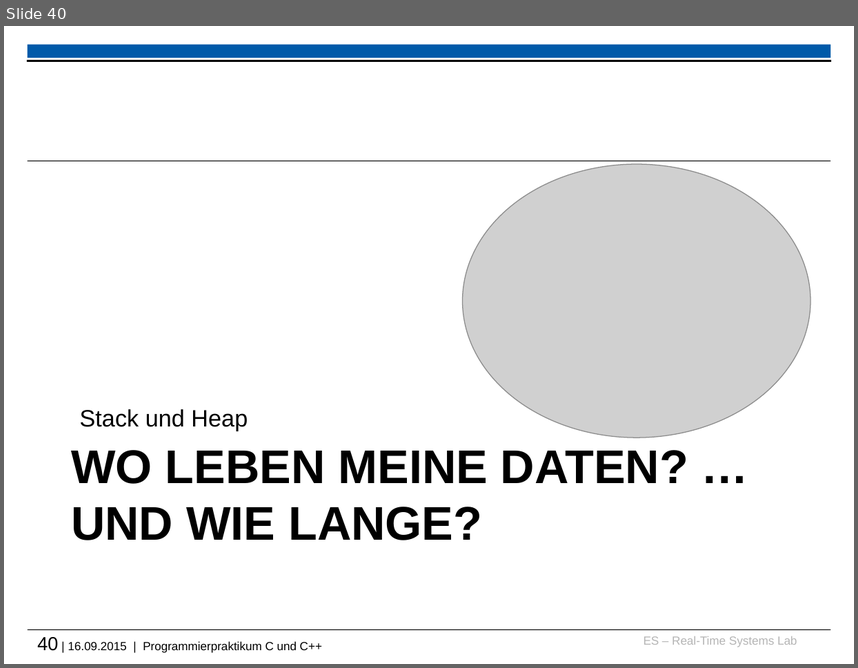
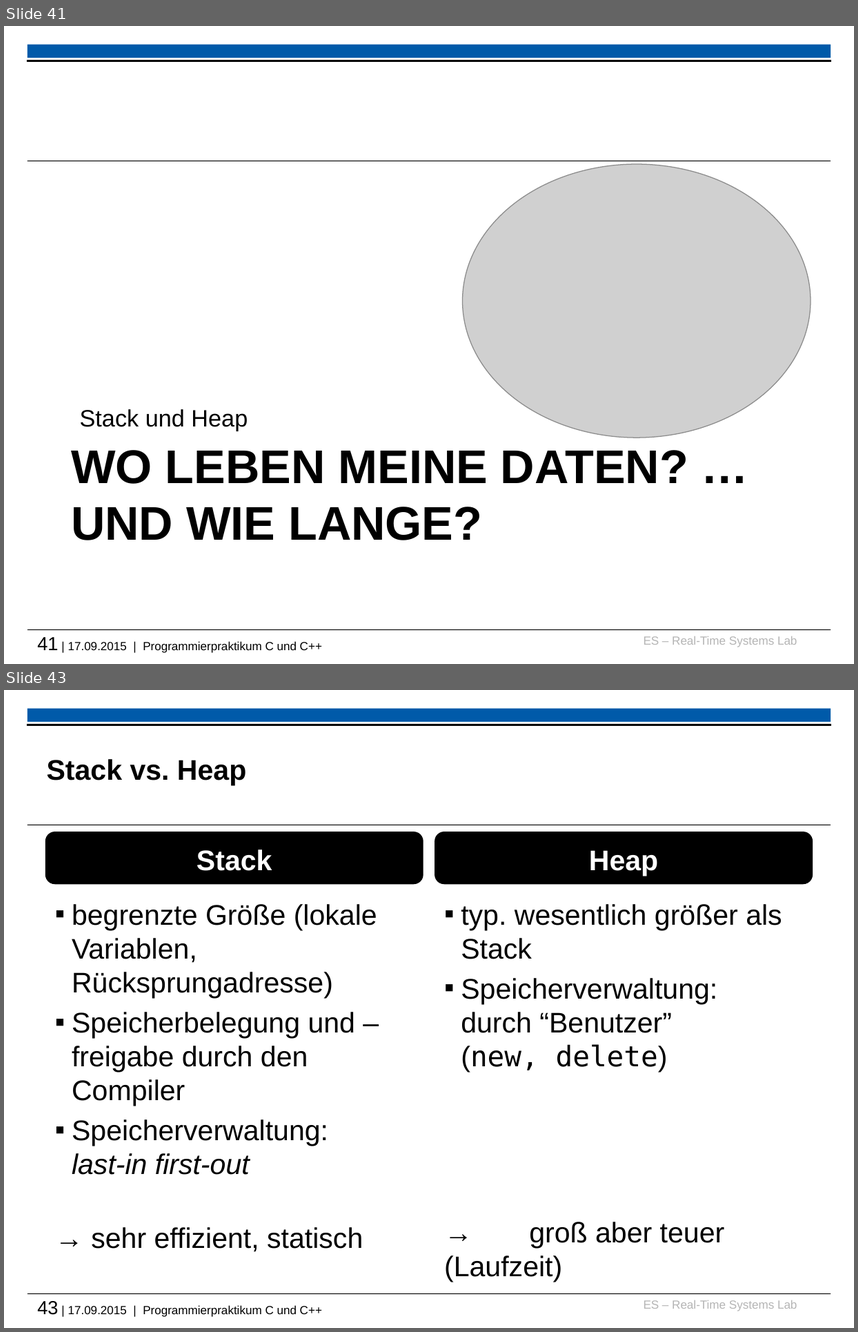
Before and after one commit to h82k/tud-cppp, a slide deck: cppp_lecture.pptx. Shown one above the other, each under a label of ours: slide 40 before the commit, slides 41 and 43 after it; the slides between them are not shown. The pictures are 858x668 and 858x1332 pixels, drawn with LibreOffice and Linux fonts; fonts in the diff are those of the drawing; grey boxes stand for pictures; background and template pictures are left out. Boxes give left, top, right and bottom in pixels: in the first picture for what was removed or moved away, otherwise in the second. Text is boxed around its words. In the diff, an @@ line names an element or a change of style, - is before the commit and + after.

```diff
--- a/cppp_lecture.pptx
+++ b/cppp_lecture.pptx
@@ slide 43 added at bbox=[4, 690, 854, 1328], background #FFFFFF; not listed: 6 template elements that a slide beside it also shows @@
@@ title added at bbox=[47, 759, 246, 785], 24 pt, text #000000, bold @@
+Stack vs. Heap
@@ text added at bbox=[47, 833, 422, 883], 24 pt, text #FFFFFF, bold @@
+Stack
@@ text added at bbox=[436, 833, 811, 883], 24 pt, text #FFFFFF, bold @@
+Heap
@@ text added at bbox=[72, 904, 377, 1252], 24 pt, text #000000 @@
+▪ begrenzte Größe (lokale Variablen, Rücksprungadresse)
+▪ Speicherbelegung und –freigabe durch den Compiler
+▪ Speicherverwaltung:
+  last-in first-out
+→ sehr effizient, statisch
@@ text added at bbox=[461, 904, 782, 1248], 24 pt, text #000000 @@
+▪ typ. wesentlich größer als Stack
+▪ Speicherverwaltung:
+  durch “Benutzer”
+  (new, delete)
+→ groß aber teuer (Laufzeit)
@@ what was slide 40 is now slide 41 @@
@@ text at bbox=[37, 637, 322, 653]: text changed @@
-40 | 16.09.2015 | Programmierpraktikum C und C++
+41 | 17.09.2015 | Programmierpraktikum C und C++
```
Also in this commit, not shown: 7 slides changed, 2 other slides added, 1 slide removed, 1 other file.
